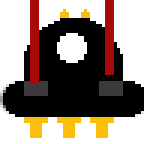
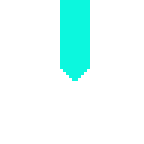
Two versions of the same layered image (144px x 144px). Layer-by-layer changes:
hid "Layer 2" over [30,0,114,84]
added layer "Layer 3" above "Layer 1" over [60,0,90,81]
hid "Layer 1" over [0,9,144,138]
